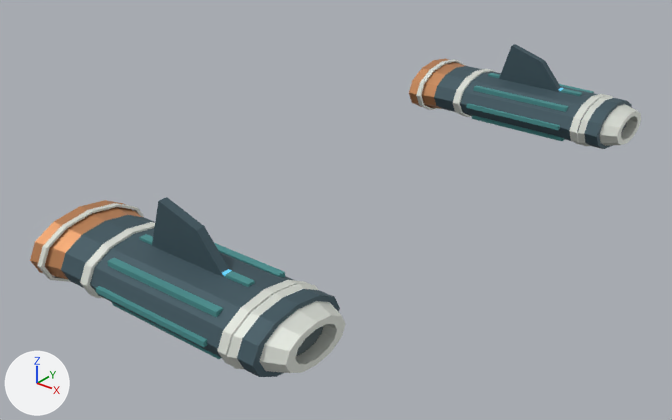
Before and after pictures for a commit that changed the Blender file models/assets/ships/salimon-scout/components/engines/source.blend.
Camera for both pictures: a 50 mm lens placed at (6.22, -18.06, 10.74), pointed at (-7.15, -1.35, 0.37). Every picture has the same lights, and +X, +Y and +Z are marked at lower left. The older version comes first.

Names of what the first picture shows: 'Engine_Port', 'Engine_Port_Bands', 'Engine_Port_Cooling_Fins', 'Engine_Port_Intake_Cowl', 'Engine_Port_Nozzle', 'Engine_Port_Swept_Fin', 'Engine_Starboard', 'Engine_Starboard_Bands', 'Engine_Starboard_Cooling_Fins', 'Engine_Starboard_Intake_Cowl', 'Engine_Starboard_Nozzle', 'Engine_Starboard_Swept_Fin' and 1 more.
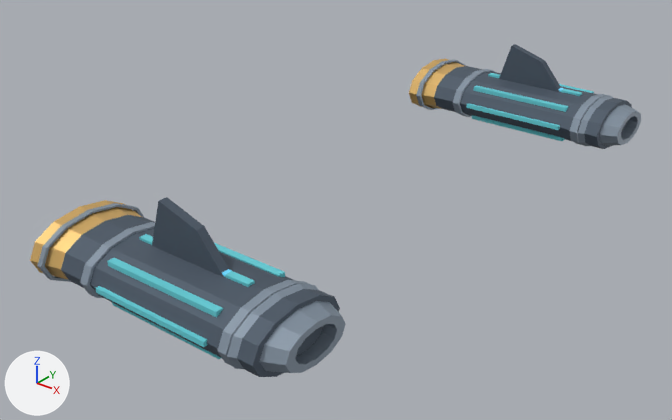
Where the change shows, as pixel boxes [x1, y1, x2, y2] in the pictures (672 x 420 px):
'Engine_Port_Intake_Cowl', recoloured (light grey to greyish blue): [227, 283, 345, 373] in both
'Engine_Port_Cooling_Fins', recoloured: [96, 234, 285, 359] in both
'Engine_Port_Bands', recoloured: [37, 203, 311, 366] in both
'Engine_Port_Nozzle', recoloured: [30, 200, 142, 280] in both
'Engine_Starboard_Intake_Cowl', recoloured (darker): [578, 95, 641, 146] in both
'Engine_Starboard_Cooling_Fins', recoloured (lighter): [466, 73, 594, 141] in both
'Engine_Starboard_Bands', recoloured: [416, 59, 608, 145] in both
'Engine_Starboard_Nozzle', recoloured (orange to beige): [409, 58, 464, 108] in both

Edits to the bpy script that builds the scene:
```text
Change mat_hull_ceramic:
    mat_hull_ceramic.base_color: (0.72, 0.75, 0.69) -> (0.24, 0.3, 0.37)  # light grey #dde1d8 -> greyish blue #8695a4
Change mat_copper_accent:
    mat_copper_accent.base_color: (0.66, 0.3, 0.13) -> (0.83, 0.53, 0.18)  # orange #d49565 -> beige #ebc076
Change mat_petrol_teal:
    mat_petrol_teal.base_color: (0.07, 0.29, 0.29) -> (0.14, 0.65, 0.72)  # cyan #4b9393 -> cyan #69d3dd
```
